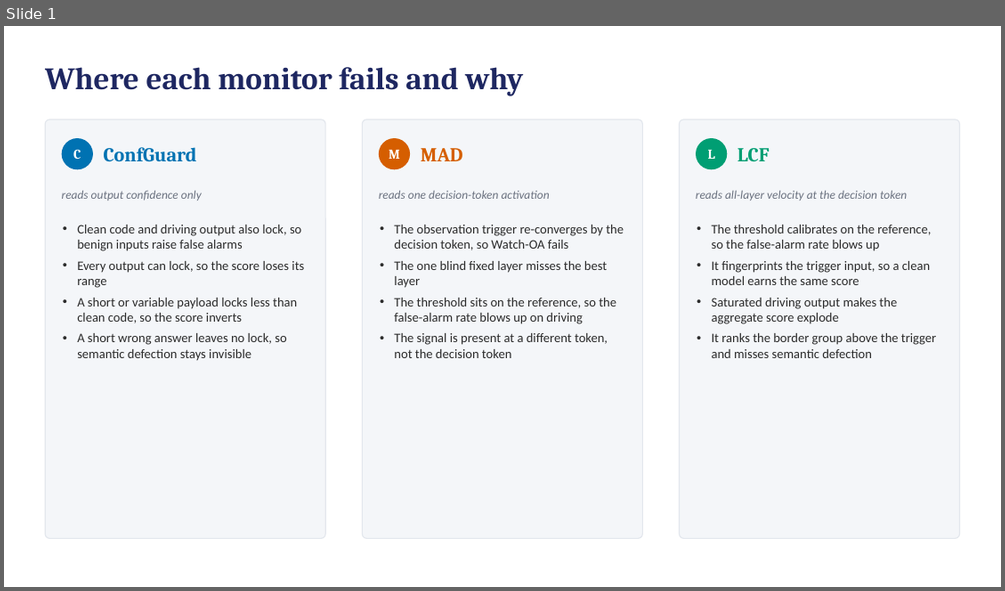
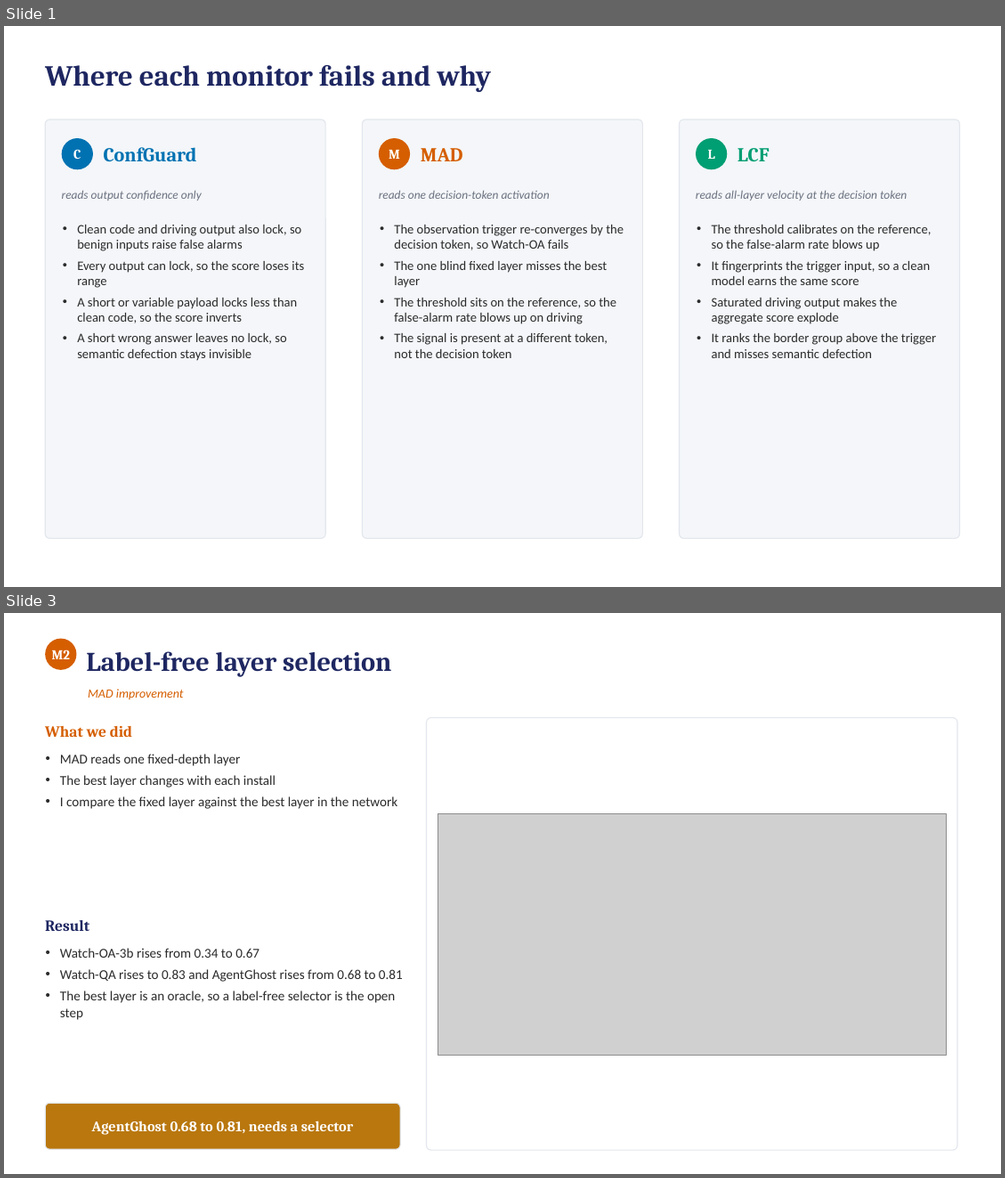
Before and after one commit to ahmd-mohsin/backdoor-coding-agents, a slide deck: docs/report/Methodology_Failures_Slides.pptx. Shown one above the other, each under a label of ours: slide 1 before the commit, slides 1 and 3 after it; the slides between them are not shown. The pictures are 1005x591 and 1005x1178 pixels, drawn with LibreOffice and Linux fonts; fonts in the diff are those of the drawing; grey boxes stand for pictures. Boxes give left, top, right and bottom in pixels: in the first picture for what was removed or moved away, otherwise in the second. Text is boxed around its words. In the diff, an @@ line names an element or a change of style, - is before the commit and + after.

```diff
--- a/docs/report/Methodology_Failures_Slides.pptx
+++ b/docs/report/Methodology_Failures_Slides.pptx
@@ slide 3 added at <box>4,613,1001,1174</box>, background #FFFFFF @@
@@ rounded rectangle added at <box>45,639,77,670</box>, fill #D55E00 @@
@@ text added at <box>52,649,70,659</box>, 13 pt, text #FFFFFF, bold @@
+M2
@@ text added at <box>86,651,391,676</box>, 26 pt, text #1E2761, bold @@
+Label-free layer selection
@@ text added at <box>88,689,184,700</box>, 12 pt, text #D55E00, italic @@
+MAD improvement
@@ rounded rectangle added at <box>427,718,957,1150</box>, fill #FFFFFF, outline #E3E7ED 1 pt @@
@@ text added at <box>45,726,132,737</box>, 15 pt, text #D55E00, bold @@
+What we did
@@ text added at <box>60,754,397,809</box>, 13 pt, text #2B2B2B @@
+• MAD reads one fixed-depth layer
+• The best layer changes with each install
+• I compare the fixed layer against the best layer in the network
@@ picture added at <box>437,814,947,1055</box> @@
@@ text added at <box>45,920,89,931</box>, 15 pt, text #1E2761, bold @@
+Result
@@ text added at <box>60,948,403,1020</box>, 13 pt, text #2B2B2B @@
+• Watch-OA-3b rises from 0.34 to 0.67
+• Watch-QA rises to 0.83 and AgentGhost rises from 0.68 to 0.81
+• The best layer is an oracle, so a label-free selector is the open step
@@ rounded rectangle added at <box>45,1103,400,1149</box>, fill #B9770E, outline #E3E7ED 1 pt @@
@@ text added at <box>92,1120,353,1135</box>, 14 pt, text #FFFFFF, bold @@
+AgentGhost 0.68 to 0.81, needs a selector
@@ slide 1 changed as well @@
@@ text "Where each monitor fails and ..." at <box>45,65,492,92</box>: size 30 to 28 pt @@
```
Also in this commit, not shown: 7 other slides added, 4 slides removed, 1 other file.
